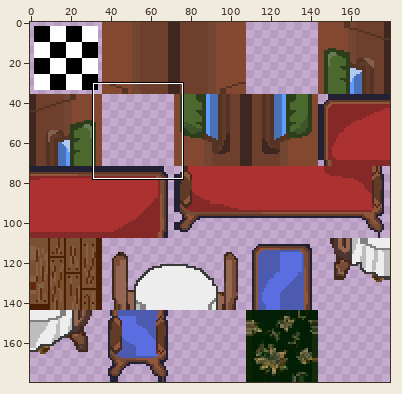
Edited in one commit: sprite sheet (tilesets/Floor_TileSet/output_tileset.png). Above: a wide view before the commit, with the close-up outlined.
Close-up. The starting point:
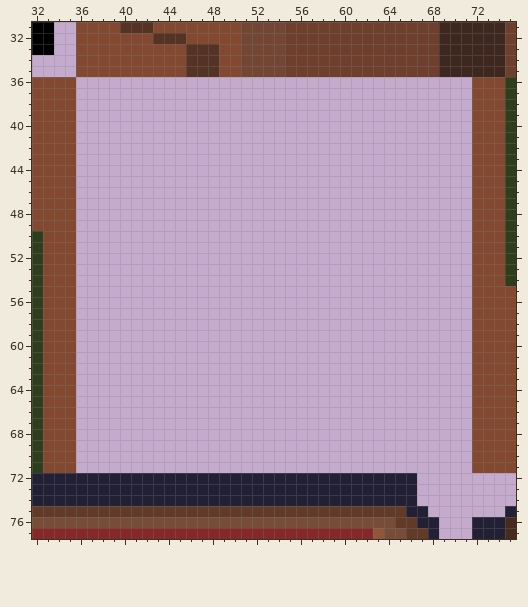
The file is 180x180 pixels. Colours within 5 levels of each other are drawn and written as one. Shown: x 32..75, y 31..77. The commit also changed other parts of the picture, which this record leaves out.
Now the later version:
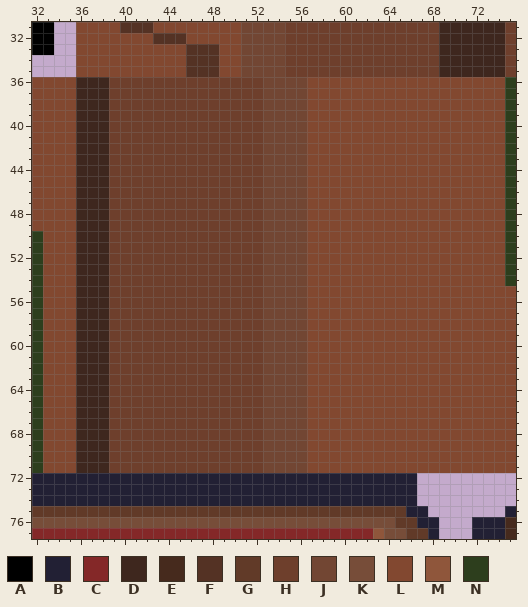
Palette (. is transparent): A #000000  B #222034  C #842828  D #3e271e  E #462a1d  F #543224  G #613a28  H #6e3f2c  J #724633  K #774d39  L #824830  M #8f563b  N #2d3e1d
From old to new:
The author put colour D in rows 36 to 71 at x 36 to 38.
The author put colour H in rows 36 to 71 at x 39 to 52.
The author put colour J in rows 36 to 71 at x 53 to 56.
The author put colour L in rows 36 to 71 at x 57 to 71.
Pixel boxes of the changes (left, top, right, bottom) in both close-ups:
added: (76, 77, 472, 473)
